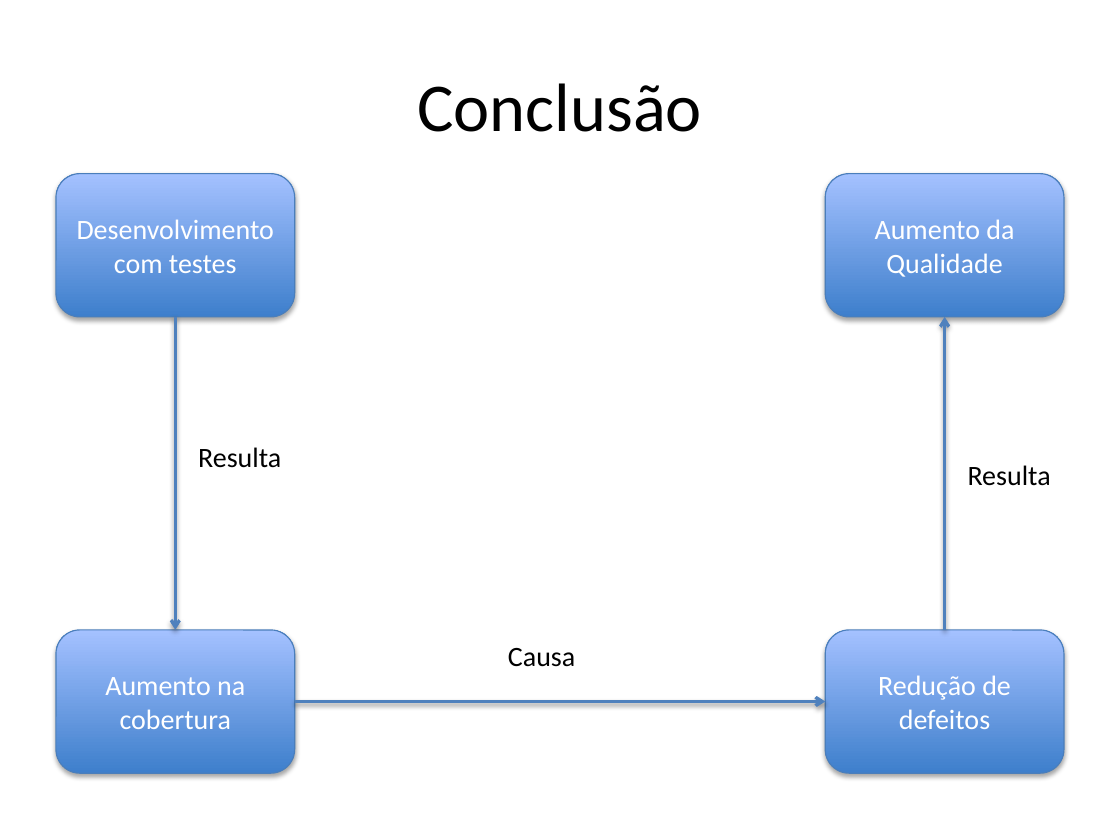
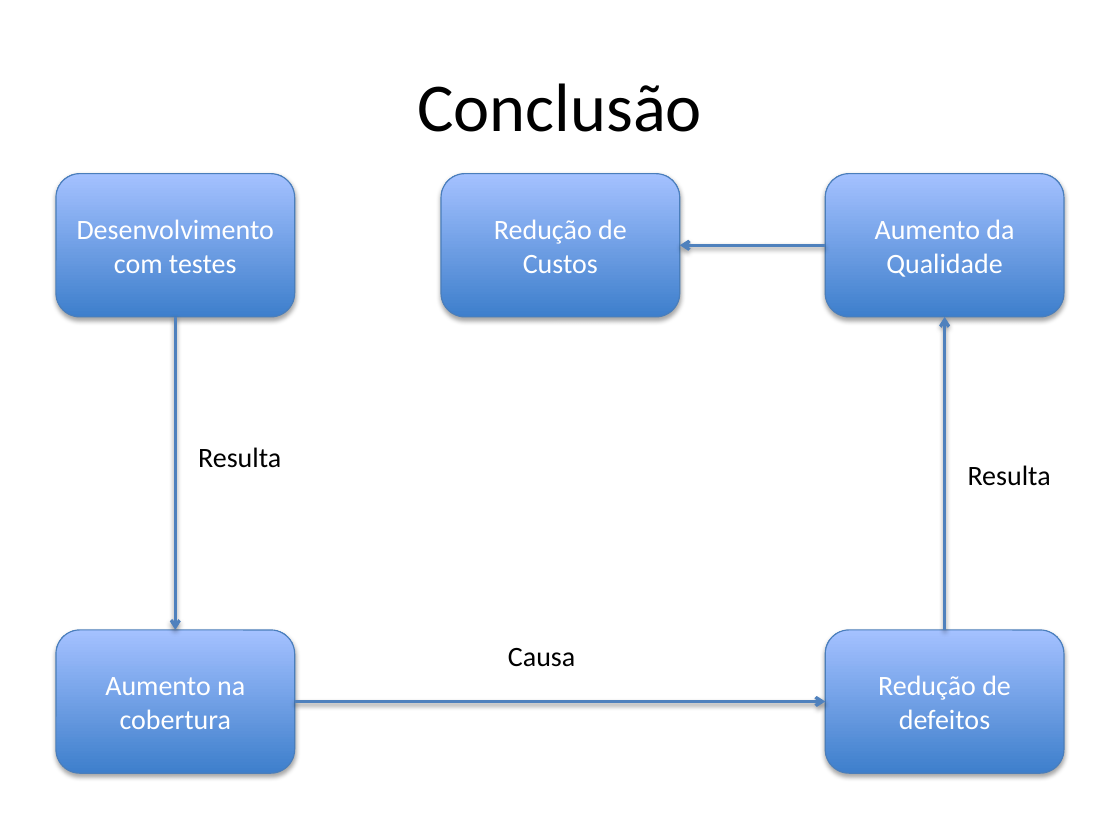
Before and after one commit to jpjcjbr/tccjp, a slide deck: slide 22 of apresentacao tcc.pptx (slide 19 before the commit). Drawn at 1120x840 pixels with LibreOffice and Linux fonts; fonts in the diff are those of the drawing. Boxes give left, top, right and bottom in pixels: in the first picture for what was removed or moved away, otherwise in the second. Text is boxed around its words. In the diff, an @@ line names an element or a change of style, - is before the commit and + after.

```diff
--- a/apresentacao tcc.pptx
+++ b/apresentacao tcc.pptx
@@ rounded rectangle added at [441,174,680,317], fill gradient #3F80CE to #A4C4FF, outline #4B7EBC 0.75 pt, 18 pt, text #FFFFFF @@
+Redução de Custos
@@ arrow added from (825, 245) to (680, 245), #4F81BD 2 pt @@
```
Also in this commit, not shown: 11 other slides changed, 3 slides added, 1 other file.
